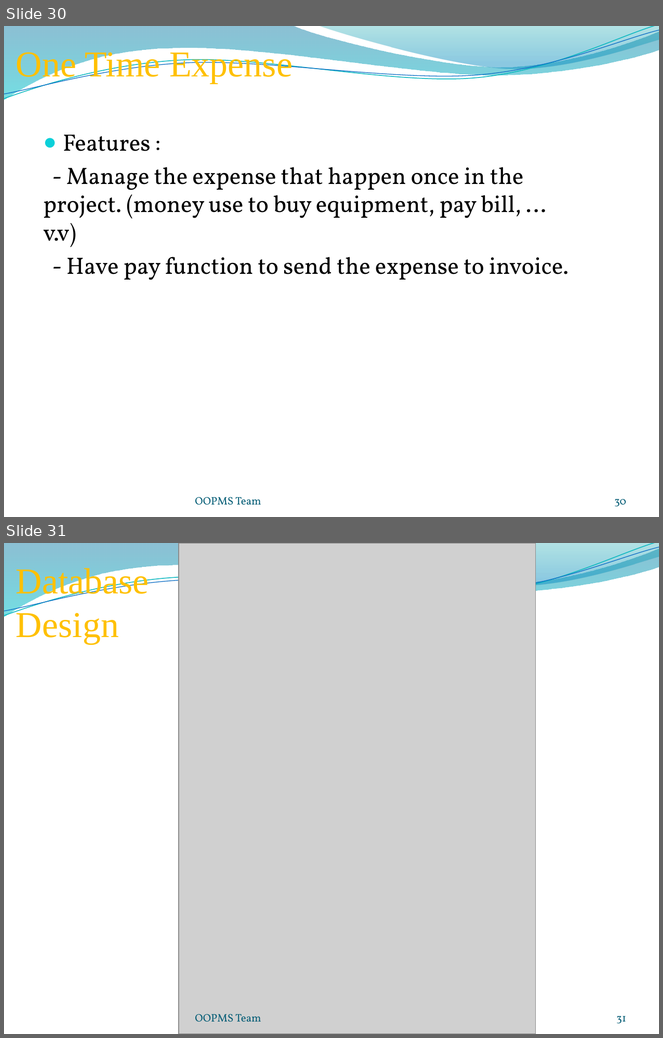
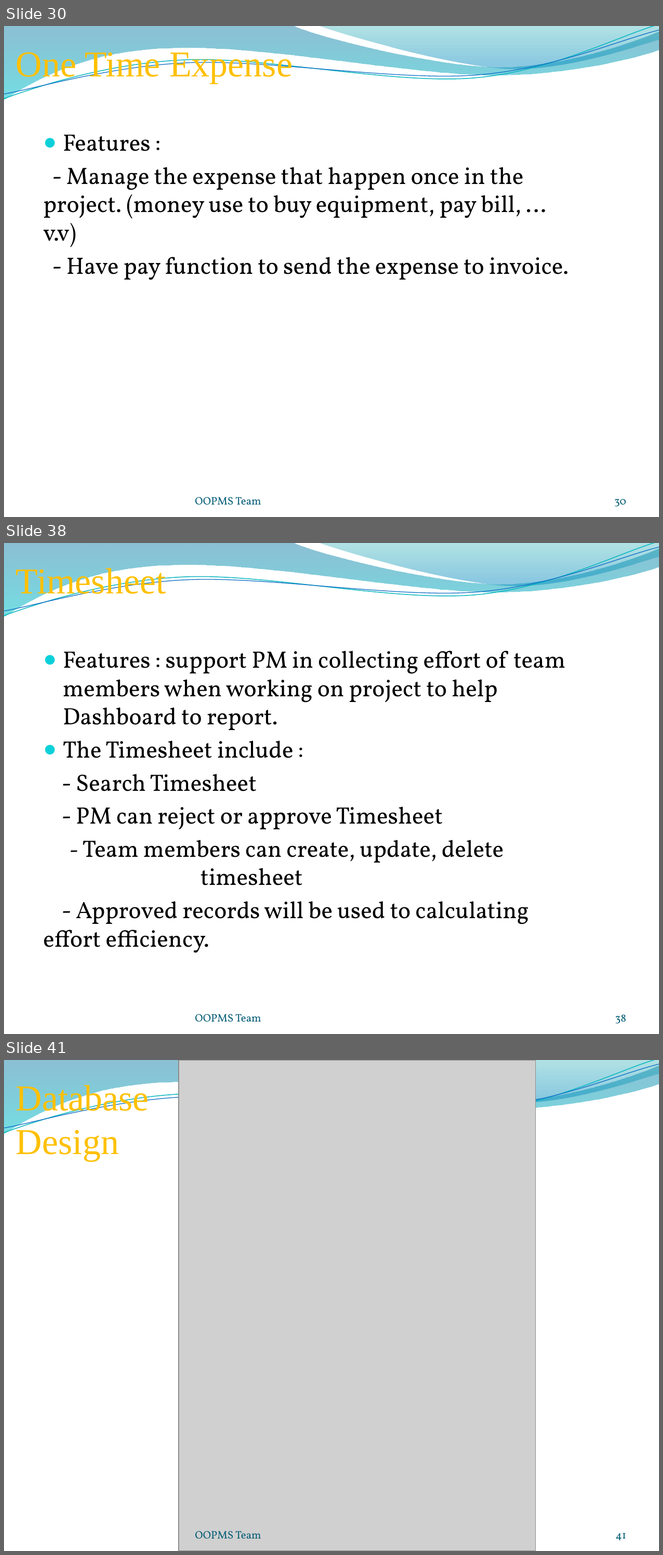
Before and after one commit to gofpattern/oopms, a slide deck: Document/Report/Presentation/OOPMS_Presentation_v1.0.pptx. Shown one above the other, each under a label of ours: slides 30 and 31 before the commit, slides 30, 38 and 41 after it; the slides between them are not shown. The pictures are 663x1038 and 663x1555 pixels, drawn with LibreOffice and Linux fonts; fonts in the diff are those of the drawing; grey boxes stand for pictures; background and template pictures are left out. Boxes give left, top, right and bottom in pixels: in the first picture for what was removed or moved away, otherwise in the second. Text is boxed around its words. In the diff, an @@ line names an element or a change of style, - is before the commit and + after.

```diff
--- a/Document/Report/Presentation/OOPMS_Presentation_v1.0.pptx
+++ b/Document/Report/Presentation/OOPMS_Presentation_v1.0.pptx
@@ slide 38 added at (x1=4, y1=543, x2=659, y2=1034), background picture (left out); not listed: 4 template elements that a slide beside it also shows @@
@@ text added at (x1=16, y1=565, x2=166, y2=600), 40 pt, text #FFC000 @@
+Timesheet
@@ text added at (x1=43, y1=651, x2=566, y2=953), 26 pt, text #000000 @@
+● Features : support PM in collecting effort of team members when working on project to help Dashboard to report.
+● The Timesheet include :
+- Search Timesheet
+- PM can reject or approve Timesheet
+  - Team members can create, update, delete timesheet
+- Approved records will be used to calculating effort efficiency.
@@ text added at (x1=195, y1=1014, x2=261, y2=1022), 12 pt, text #045D75 @@
+OOPMS Team
@@ page number added at (x1=616, y1=1015, x2=626, y2=1024), 12 pt, text #045D75 @@
+38
@@ what was slide 31 is now slide 41 @@
@@ page number at (x1=616, y1=1533, x2=626, y2=1541): text changed @@
-31
+41
```
Also in this commit, not shown: 2 slides changed, 9 other slides added.
